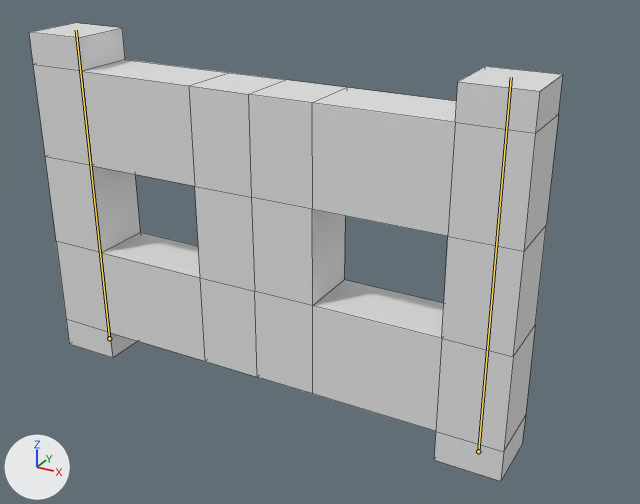
An edit to the Blender file common/src/main/resources/assets/extra_details/pandalib/animations/block/fence_gate/fence_gate_open.blend, drawn before and after from the same camera.
One viewpoint serves both versions: a 50 mm lens placed at (0.83, -1.317, 1.3), pointed at (0.022, 0.154, 0.565). The lights are fixed; the arrows at lower left show +X, +Y and +Z. The bones that bend it are drawn over the model as lines. Mesh edges are drawn as thin lines.

Objects in the first picture: 'fence_gate'.
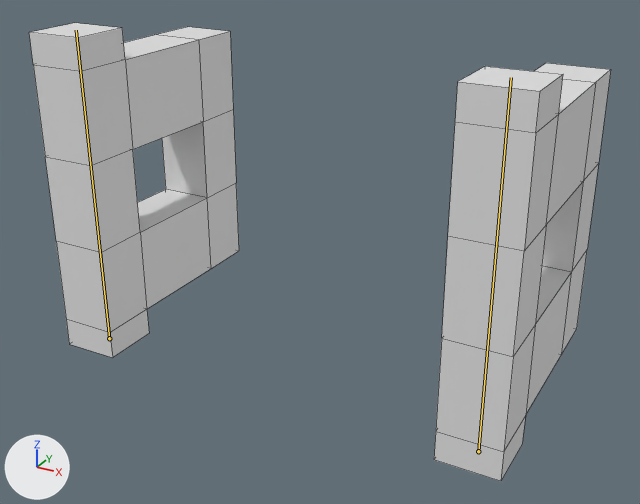
The newer file adds an action. The first version stands in its rest pose; the second is drawn at frame 25 of the action 'ArmatureAction'.

What the commit changed:
Bone 'right.door' (bone_right_door) turns from (0, 0, 0) to (0, -90, 0) degrees about its own x, y and z.
Bone 'left.door' (bone_left_door) turns from (0, 0, 0) to (0, 90, 0) degrees about its own x, y and z.

Where the change shows, as pixel boxes (x1, y1, x2, y2) in the pictures (640 x 504 px):
'fence_gate', posed (9% wider): before (29, 23, 563, 481); after (29, 23, 611, 481)
